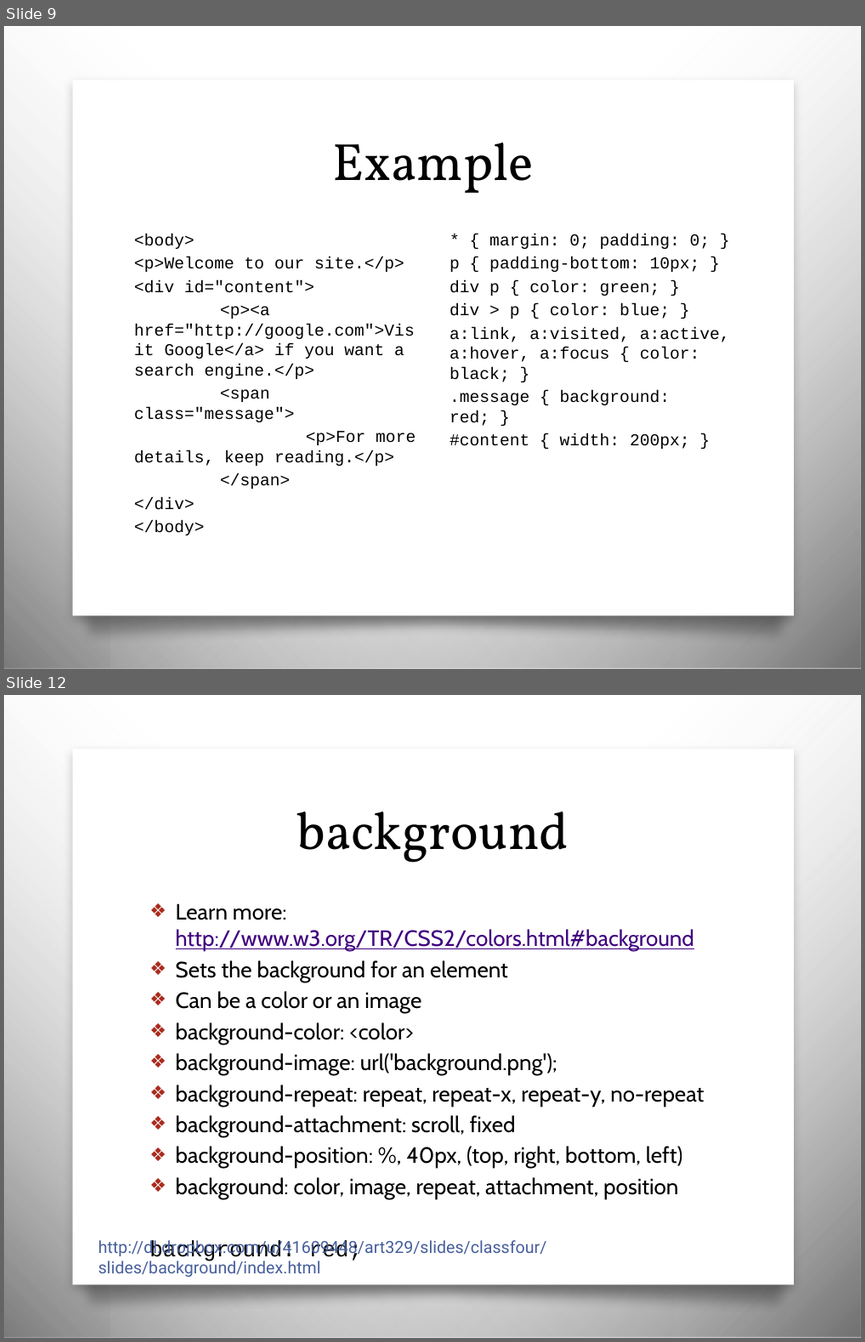
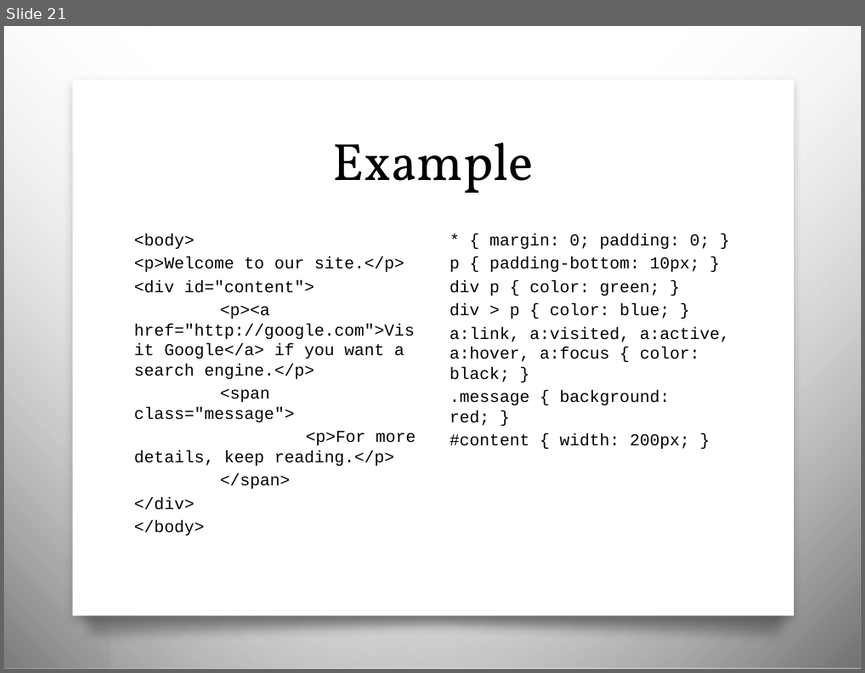
Before and after one commit to awayken/USF-ART329, a slide deck: slides/classthree/slides.pptx. Shown one above the other, each under a label of ours: slides 9 and 12 before the commit, slide 21 after it; the slides between them are not shown. The pictures are 865x1342 and 865x673 pixels, drawn with LibreOffice and Linux fonts; fonts in the diff are those of the drawing; background and template pictures are left out. Boxes give left, top, right and bottom in pixels: in the first picture for what was removed or moved away, otherwise in the second. Text is boxed around its words. In the diff, an @@ line names an element or a change of style, - is before the commit and + after.

Commit message:
Tweaked slides for class three.

```diff
--- a/slides/classthree/slides.pptx
+++ b/slides/classthree/slides.pptx
@@ slide 12 removed at (4,695,861,1338), background picture (left out); not listed: 4 template elements that a slide beside it also shows @@
@@ title removed at (296,811,568,862) @@
-background
@@ text removed at (176,903,704,1199) @@
-❖ Learn more: http://www.w3.org/TR/CSS2/colors.html#background
-❖ Sets the background for an element
-❖ Can be a color or an image
-❖ background-color: <color>
-❖ background-image: url('background.png');
-❖ background-repeat: repeat, repeat-x, repeat-y, no-repeat
-❖ background-attachment: scroll, fixed
-❖ background-position: %, 40px, (top, right, bottom, left)
-❖ background: color, image, repeat, attachment, position
-background: red;
@@ text removed at (98,1240,547,1276) @@
-http://dl.dropbox.com/u/41609448/art329/slides/classfour/slides/background/index.html
@@ what was slide 9 is now slide 21 @@
```
Also in this commit, not shown: 8 slides changed, 25 slides added, 18 other slides removed.
